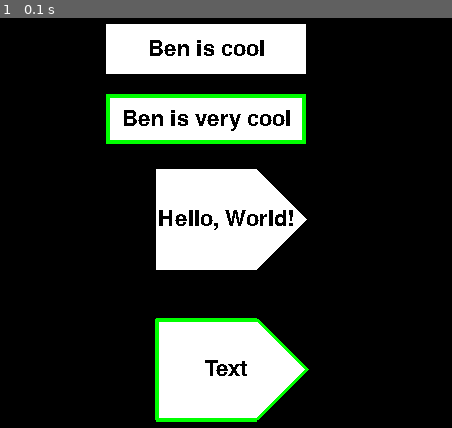
Above: before the commit, frame 1.
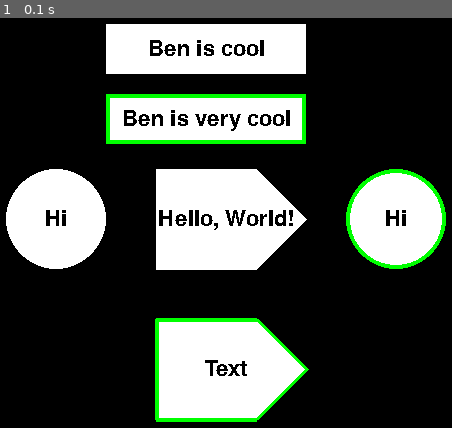
Above: after the commit, the same moment.

Repository: Ben-Edwards44/pygame-ui-toolkit
Game: pygame game, started from examples/text_box.py
Two runs of this game, one before a commit and one after it. Both use one fixed random seed, a clock stepped at 60 frames per second and the inputs below.
Inputs:
- Up to frame 1 (0.1 s): no input

The runs differ from the first frame. In frame 1, 8.2% of the frame differs, in the area x 1-99%, y 36-62%.

Commit message:
Added circle text boxes

Diff:
--- a/examples/text_box.py
+++ b/examples/text_box.py
@@ -22,7 +22,10 @@
     rect_b = text.RectTextBox(window, 250, 80, 200, 50, "Ben is cool", BACKGROUND_COLOUR, FONT_COLOUR, FONT_SIZE)
     bord_rect_b = text.BorderedRectTextBox(window, 250, 150, 200, 50, "Ben is very cool", BACKGROUND_COLOUR, BORDER_COLOUR, BORDER_WIDTH, FONT_COLOUR, FONT_SIZE)
 
-    return [polygon_b, bord_polygon_b, rect_b, bord_rect_b]
+    circ_b = text.CircleTextBox(window, 100, 250, 50, "Hi", BACKGROUND_COLOUR, FONT_COLOUR, FONT_SIZE)
+    bord_circ_b = text.BorderedCircleTextBox(window, 440, 250, 50, "Hi", BACKGROUND_COLOUR, BORDER_COLOUR, BORDER_WIDTH, FONT_COLOUR, FONT_SIZE)
+
+    return [polygon_b, bord_polygon_b, rect_b, bord_rect_b, circ_b, bord_circ_b]
 
 
 def draw_boxes(text_boxes):
--- a/src/elements/text.py
+++ b/src/elements/text.py
@@ -1,5 +1,8 @@
 from src.elements import pygame
 from . import pygame
+
+
+#TODO docstrings
 
 
 class TextBox:
@@ -83,6 +86,22 @@
         self.blit_text()
 
 
+class CircleTextBox(TextBox):
+    def __init__(self, surface: pygame.Surface, x: int, y: int, radius: int, text: str, background_colour: tuple[int], font_colour: tuple[int], font_size: int, font_name: str | None = None, antialias: bool = False) -> None:
+        self.x = x
+        self.y = y
+
+        self.center = (x, y)
+
+        self.radius = radius
+
+        super().__init__(surface, text, background_colour, font_colour, font_size, font_name, antialias)
+
+    def draw(self) -> None:
+        pygame.draw.circle(self.surface, self.background_colour, self.center, self.radius)
+        self.blit_text()
+
+
 class BorderedPolygonTextBox(PolygonTextBox):
     def __init__(self, surface: pygame.Surface, points: list[tuple[int, int]], text: str, background_colour: tuple[int], border_colour: tuple[int], border_width: int, font_colour: tuple[int], font_size: int, font_name: str | None = None, antialias: bool = False) -> None:
         self.border_colour = border_colour
@@ -109,3 +128,17 @@
         pygame.draw.rect(self.surface, self.border_colour, (self.x - self.width // 2, self.y - self.height // 2, self.width, self.height), self.border_width)
 
         self.blit_text()
+
+
+class BorderedCircleTextBox(CircleTextBox):
+    def __init__(self, surface: pygame.Surface, x: int, y: int, radius: int, text: str, background_colour: tuple[int], border_colour: tuple[int], border_width: int, font_colour: tuple[int], font_size: int, font_name: str | None = None, antialias: bool = False) -> None:
+        super().__init__(surface, x, y, radius, text, background_colour, font_colour, font_size, font_name, antialias)
+
+        self.border_colour = border_colour
+        self.border_width = border_width
+
+    def draw(self) -> None:
+        pygame.draw.circle(self.surface, self.background_colour, self.center, self.radius)
+        pygame.draw.circle(self.surface, self.border_colour, self.center, self.radius, self.border_width)
+
+        self.blit_text()
